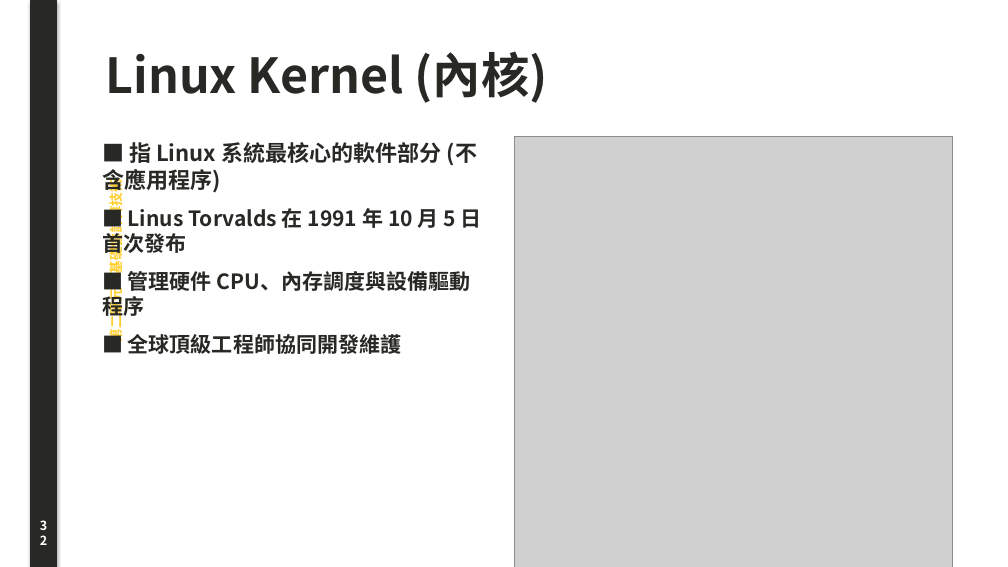
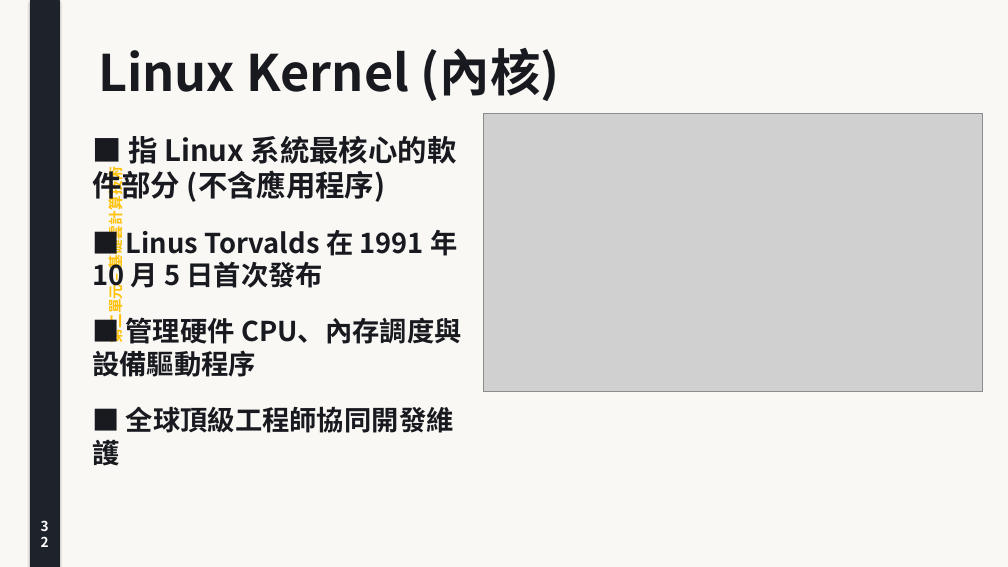
Before and after one commit to joe-ging/seed-cloud-curriculum, a slide deck: slide 32 of downloads/Deck01_Cloud_Foundations_Lecture_Note.pptx. Drawn at 1008x567 pixels with LibreOffice and Linux fonts; fonts in the diff are those of the drawing; grey boxes stand for pictures. Boxes give left, top, right and bottom in pixels: in the first picture for what was removed or moved away, otherwise in the second. Text is boxed around its words. In the diff, an @@ line names an element or a change of style, - is before the commit and + after.

```diff
--- a/downloads/Deck01_Cloud_Foundations_Lecture_Note.pptx
+++ b/downloads/Deck01_Cloud_Foundations_Lecture_Note.pptx
@@ rectangle added at (x1=0, y1=0, x2=1008, y2=567), fill #FAF8F5 @@
@@ rectangle at (x1=30, y1=0, x2=59, y2=567): fill #282825 to #1E222A; outline #282825 0.75 pt to #1E222A 0.75 pt @@
@@ text "第二單元 – 基礎雲計算技術" at (x1=104, y1=177, x2=125, y2=342): size 13 to 14 pt, text colour #FFCE2B to #FFC107 @@
@@ text "Linux Kernel (內核)" moved from (x1=106, y1=51, x2=548, y2=103) to (x1=98, y1=48, x2=560, y2=101) @@
@@ text "Linux Kernel (內核)" at (x1=98, y1=48, x2=560, y2=101): size 46 to 48 pt, text colour #282825 to #181A20 @@
@@ picture resized from (x1=514, y1=136, x2=953, y2=567) to (x1=484, y1=113, x2=983, y2=392) @@
@@ text "■ 指 Linux 系統最核心的軟件部分 (不含應用程序)" moved from (x1=102, y1=142, x2=482, y2=354) to (x1=92, y1=136, x2=462, y2=470) @@
@@ text "■ 指 Linux 系統最核心的軟件部分 (不含應用程序)" at (x1=92, y1=136, x2=462, y2=470): size 21 to 28 pt in "■ 指 Linux 系統最核心的軟件部分 (不含應用程序)"; text colour #282825 to #181A20; size 20 to 26 pt in "■ Linus Torvalds 在 1991 年 10 ...", "■ 管理硬件 CPU、內存調度與設備驅動程序", "■ 全球頂級工程師協同開發維護"; more space between paragraphs @@
@@ text "32" at (x1=30, y1=514, x2=59, y2=544): size 12 to 13 pt @@
```
Also in this commit, not shown: 39 other slides changed, 43 other files.
